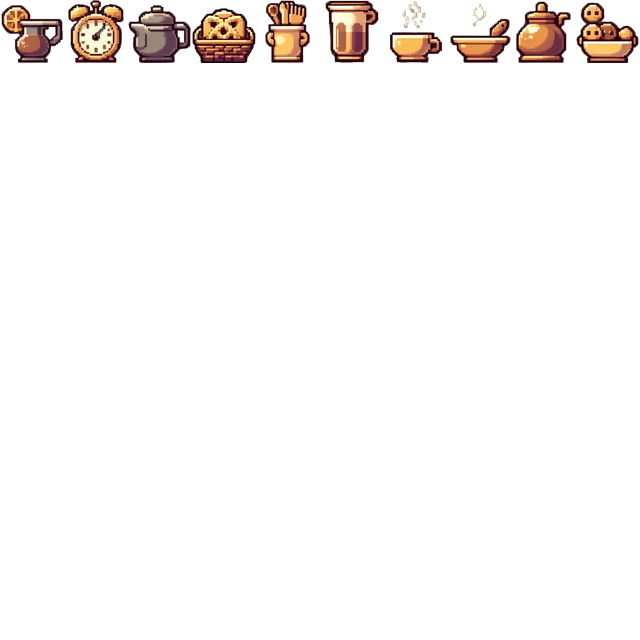
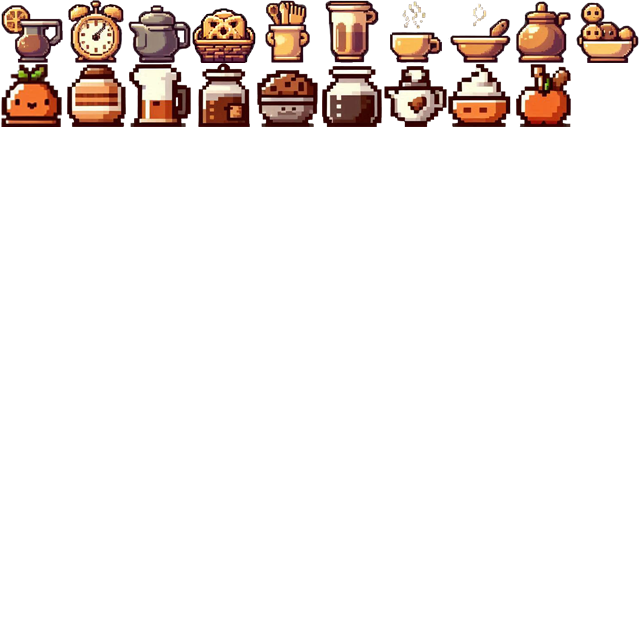
Before/after of a 640 × 640 layered artwork. What changed in the layer stack:
added layer "Camada 14" above "Camada 19" over bbox(198, 63, 250, 127)
added layer "Camada 19" above "Camada 18" over bbox(516, 64, 571, 127)
added layer "Camada 18" above "Camada 17" over bbox(448, 64, 512, 127)
added layer "Camada 17" above "Camada 16" over bbox(384, 66, 447, 127)
added layer "Camada 16" above "Camada 15" over bbox(322, 66, 382, 127)
added layer "Camada 15" above "Camada 12" over bbox(257, 70, 318, 127)
added layer "Camada 12" above "Camada 13" over bbox(67, 64, 126, 127)
added layer "Camada 13" above "Camada 11" over bbox(129, 64, 191, 127)
added layer "Camada 11" above "Camada 0" over bbox(1, 64, 62, 127)
